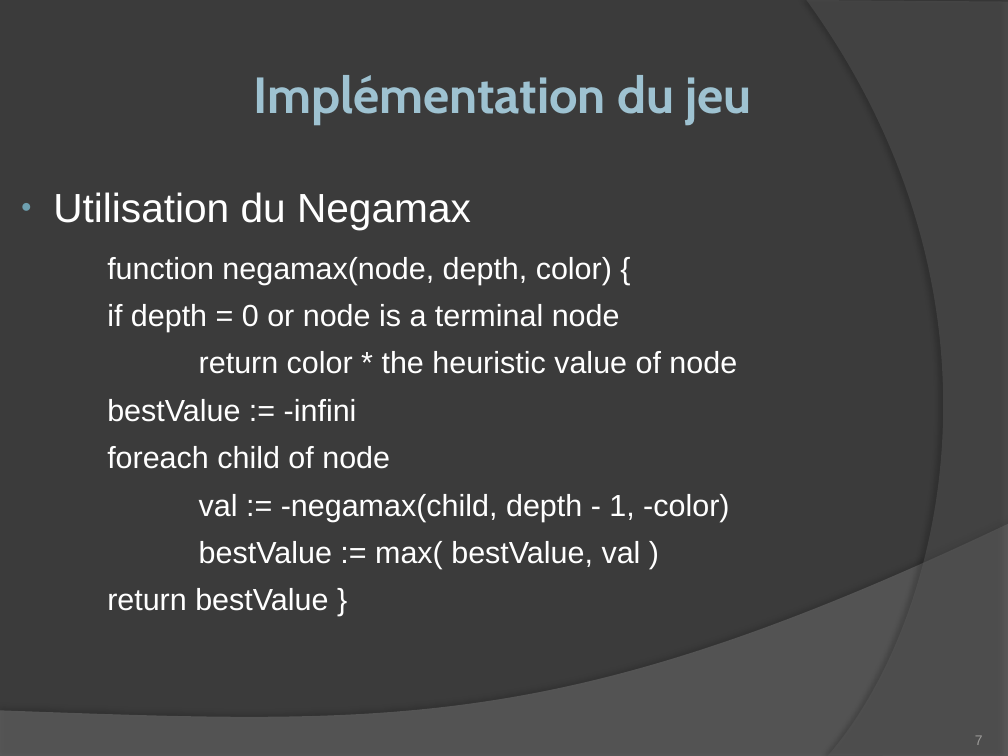
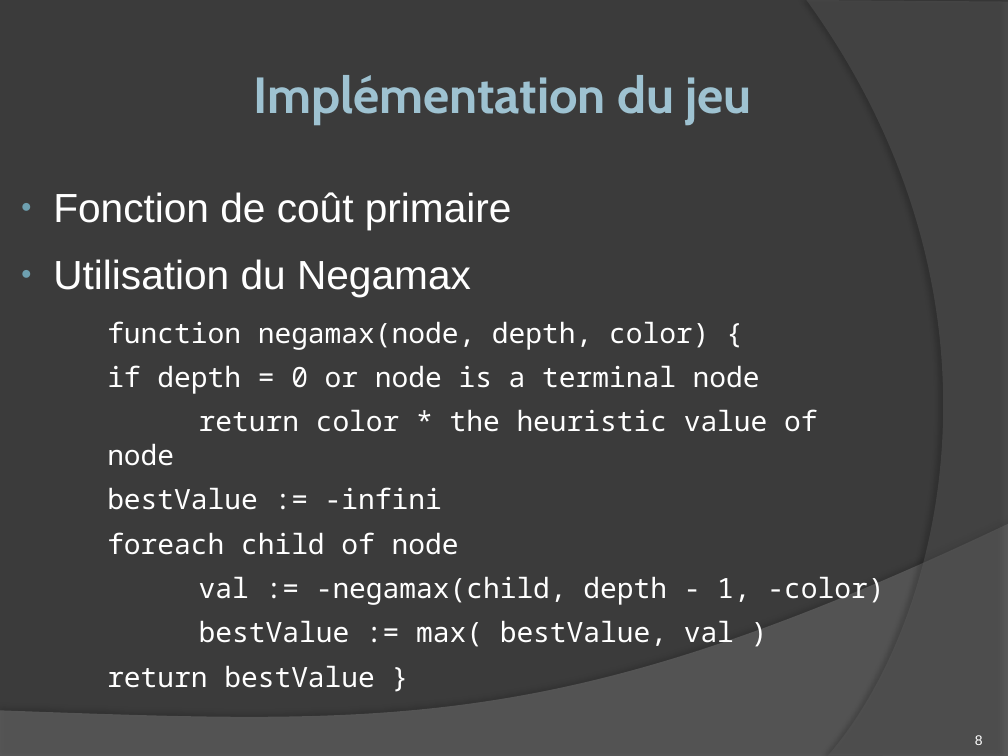
Before and after one commit to romaincarlsen/EtudesPratiques, a slide deck: slide 8 of Diapo Soutenance.pptx (slide 7 before the commit). Drawn at 1008x756 pixels with LibreOffice and Linux fonts; fonts in the diff are those of the drawing. Boxes give left, top, right and bottom in pixels: in the first picture for what was removed or moved away, otherwise in the second. Text is boxed around its words. In the diff, an @@ line names an element or a change of style, - is before the commit and + after.

```diff
--- a/Diapo Soutenance.pptx
+++ b/Diapo Soutenance.pptx
@@ text at [53, 192, 512, 230]: paragraph added @@
+● Fonction de coût primaire
@@ text at [107, 321, 884, 688]: size 24 to 22 pt, font Arial to Noto Sans Mono in "function negamax(node, depth, color) {", "if depth = 0 or node is ...", "return color * the heuristic value of ...", "bestValue := -infini" and 4 more places @@
@@ page number at [975, 735, 983, 745]: text changed; text colour #9D9B9A to #FFFFFF @@
-7
+8
```
Also in this commit, not shown: 4 other slides changed, 8 slides added, 2 slides removed.
